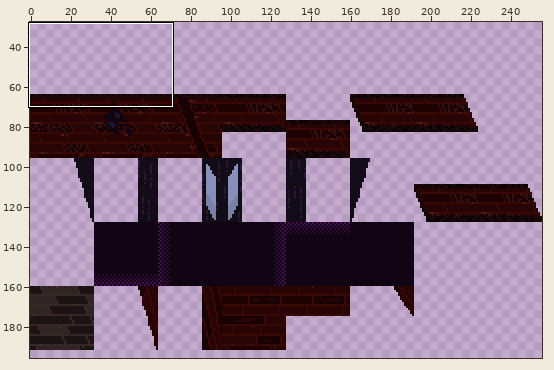
One commit to this sprite sheet: CasaDesDiamantes/sprites/buildingTiles_spr/layers/bb3e8b84-eab5-430d-8bc8-ff7350229e38/140e7203-4b92-49ce-ae67-d649a4bdeb1d.png. The picture above shows the old version from afar; the outline marks the close-up.
Close-up. Earlier state:
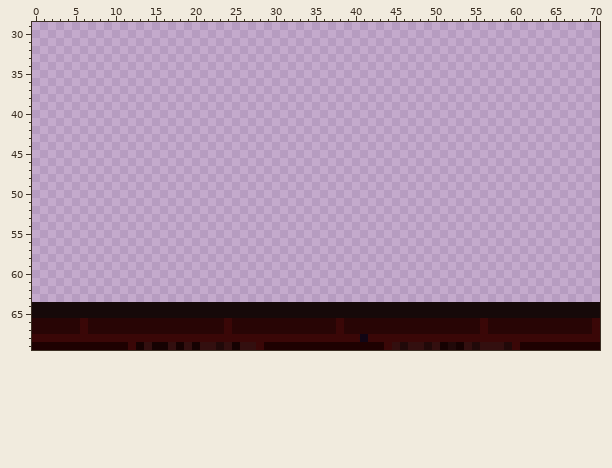
The file is 256x256 pixels. Colours within 5 levels of each other are drawn and written as one. Shown: x 0..70, y 29..69. The wide view leaves out empty margins.
New version:
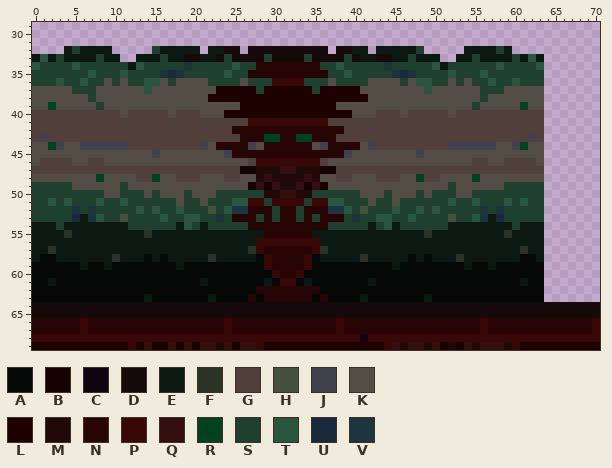
Palette (. is transparent): A #030705  B #160202  C #110514  D #160909  E #0c1912  F #2a3326  G #513f3c  H #44513e  J #42424f  K #544d46  L #1e0101  M #210909  N #280505  P #3a0707  Q #330f0f  R #004220  S #1f3f2f  T #2a5640  U #1a283c  V #1b343d
The edit:
Changed rows in their new state; - is an unchanged pixel.
first column x 0:
32 ----ESEEEE-----SEEEEE-EEDD-DDDDDDDDDD-DDEE-EEEEES-----EEEESE----
33 ETESEEEESEE--EEESEEDDEEDSDDDDSDDDDSDDDDSDEEDDEESEEE--EESEEEESETE
34 TSSSSTSSSSSSETSSSSSVSSSSSTSSNNNNNNNNSSTSSSSSVSSSSSTESSSSSSTSSSST
35 SSSSSSSTSSSTSSSSVUVSSSSSTSSNNNNNNNNNNSSTSSSSSVUVSSSSTSSSTSSSSSSS
36 SSSTSSTSSKSKSSTTKSKKKKSSSSKSSSPPPPSSSKSSSSKKKKSKTTSSKSKSSTSSTSSS
37 KKKKKSSSKKKKKKTKKKKKKKKLLLLLSLLLLLLSLLLLLKKKKKKKKTKKKKKKSSSKKKKK
38 KKKKKKKSKKKKKKKKKKKKKKLLLLLLLLLLLLLLLLLLLLKKKKKKKKKKKKKKSKKKKKKK
39 KKRKKKKKSKKKKKKKKKKKKKKKKKLLLLLLLLLLLLKKKKKKKKKKKKKKKKKSKKKKKRKK
40 GGGGGGGGGGGKGGGGGKGGGKKKLLLLLLLLLLLLLLLLKKKGGGKGGGGGKGGGGGGGGGGG
41 GGGGGGGGGGGGGGGGGGGGGGGGGGGPPPPPPPPPPGGGGGGGGGGGGGGGGGGGGGGGGGGG
42 GGGGGGGGGGGGGGGGGGGGGGGGGNNNNNNNNNNNNNNGGGGGGGGGGGGGGGGGGGGGGGGG
43 GJGGGGGGGGGGGGGGGGGGGGGGGGNNNRRNNRRNNNGGGGGGGGGGGGGGGGGGGGGGGGJG
44 KKRJKKJJJJJJGGGGGGGGGJKNNNNJKNNNNNNKJNNNNKJGGGGGGGGGJJJJJJKKJRKK
45 KKKKKKKKKKKKKKKJKKKKKKKKJNNNNNNNNNNNNNNJKKKKKKKKJKKKKKKKKKKKKKKK
46 KGGGGKKGGKKKKKKKKKKKKKKKKKKGPPPPPPPPGKKKKKKKKKKKKKKKKKKGGKKGGGGK
47 GGGGGGGGGGGGGGGGGGGGGGGGGGBBMMMQQMMMBBGGGGGGGGGGGGGGGGGGGGGGGGGG
48 KKKKKKKKRKKKKGGRKKGGGKKKGGKKMQMMMMQMKKGGKKKGGGKKRGGKKKKRKKKKKKKK
49 SSSSSKKKKKKSKKKKKKKKKKKKKKKBQBQMMQBQBKKKKKKKKKKKKKKKSKKKKKKSSSSS
50 SSSSSSSSSKKSSSKSKKKSKKKSSSSSSMMQQMMSSSSSSKKKSKKKSKSSSKKSSSSSSSSS
51 SSTSTSSSTSSTSSSSSSKSSKSSSTTPPSPPPPSPPTTSSSKSSKSSSSSSTSSTSSSTSTSS
52 SSSSSVSVSSSSSTSTSSTSSSHSTVVNNNSNNSNNNVVTSHSSSTSSTSTSSSSSVSVSSSSS
53 SSSSSUEVTSSHSSSSTSSTTSSVSNNNSNSNNSNSNNNSVSSTTSSTSSSSHSSTVEUSSSSS
54 EEESEEEEEEEESSSSSSETSESSSSSNNNNNNNNNNSSSSSESTESSSSSSEEEEEEEESEEE
55 EEEEFEEEEEEEEEFEEEEEEEEEEEEEENNNNNNEEEEEEEEEEEEEEFEEEEEEEEEFEEEE
56 EEEEEEEEEEEEEEEEEEEEEEEEEEEEPPPPPPPPEEEEEEEEEEEEEEEEEEEEEEEEEEEE
57 EEFEEEEEEEEEEEEEEEEEEEEEEEEFPNNNNNNPFEEEEEEEEEEEEEEEEEEEEEEEEFEE
58 EAAEEEEEEEFEEEAEAEEEEEFEEEEEAPNNNNPAEEEEEFEEEEEAEAEEEFEEEEEEEAAE
59 AAAAAAEAAEAAAAAAAAEAAAAAAAAAAPNNNNPAAAAAAAAAAEAAAAAAAAEAAEAAAAAA
60 AAAAAAAAAAAAAAAAAAAAAAAAAAAAAAPNNPAAAAAAAAAAAAAAAAAAAAAAAAAAAAAA
61 AAEAAAAAAAAAAAAAAAAAAEAAAAAAAEAPPAEAAAAAAAEAAAAAAAAAAAAAAAAAAEAA
62 AAAAAAAAAAAAAAAAAAAAAAAAAAAANNNNNNNNAAAAAAAAAAAAAAAAAAAAAAAAAAAA
63 AAAAAAAAAAAAAAEAAAAAAAEAAAANANNNNNNANAAAAEAAAAAAAEAAAAAAAAAAAAAA
Boxes around the changes in both close-ups, in picture pixels (x1, y1, x2, y2):
added: (32, 46, 544, 302)
